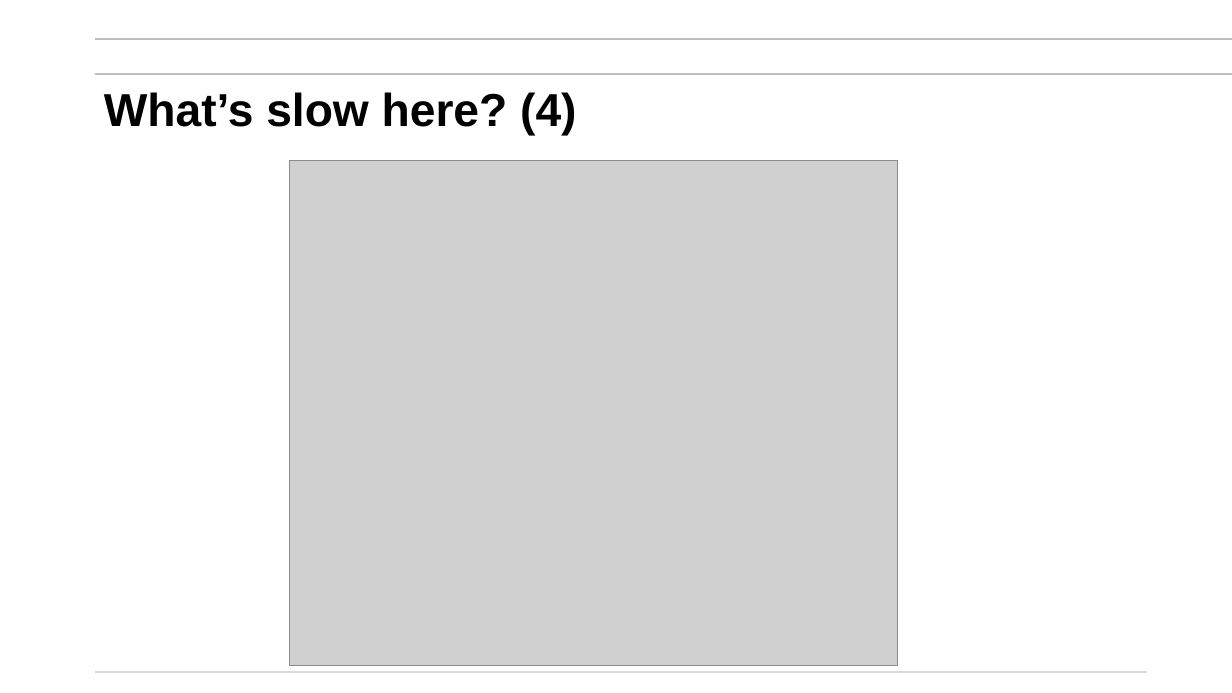
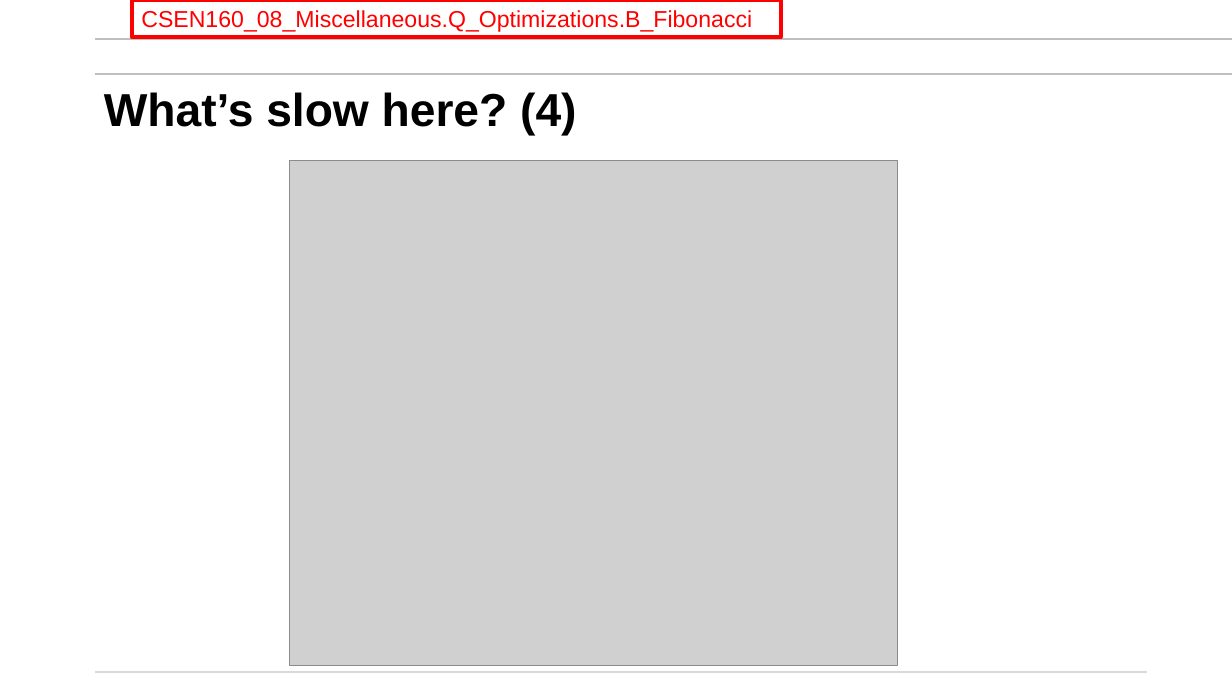
Before and after one commit to mikegrace2/CSEN160-Fall2026-Course-Website, a slide deck: slide 8 of lectures/Week08_Miscellaneous/2_Performance_Optimizations_Profiling_V4.pptx. Drawn at 1232x693 pixels with LibreOffice and Linux fonts; fonts in the diff are those of the drawing; grey boxes stand for pictures; background and template pictures are left out. Boxes give left, top, right and bottom in pixels: in the first picture for what was removed or moved away, otherwise in the second. Text is boxed around its words. In the diff, an @@ line names an element or a change of style, - is before the commit and + after.

Commit message:
Updated the optimization problems ...

```diff
--- a/lectures/Week08_Miscellaneous/2_Performance_Optimizations_Profiling_V4.pptx
+++ b/lectures/Week08_Miscellaneous/2_Performance_Optimizations_Profiling_V4.pptx
@@ rectangle added at (132,0,781,37), outline #FF0000 3 pt, 18 pt, text #FF0000 @@
+CSEN160_08_Miscellaneous.Q_Optimizations.B_Fibonacci
```
Also in this commit, not shown: 5 other slides changed.
